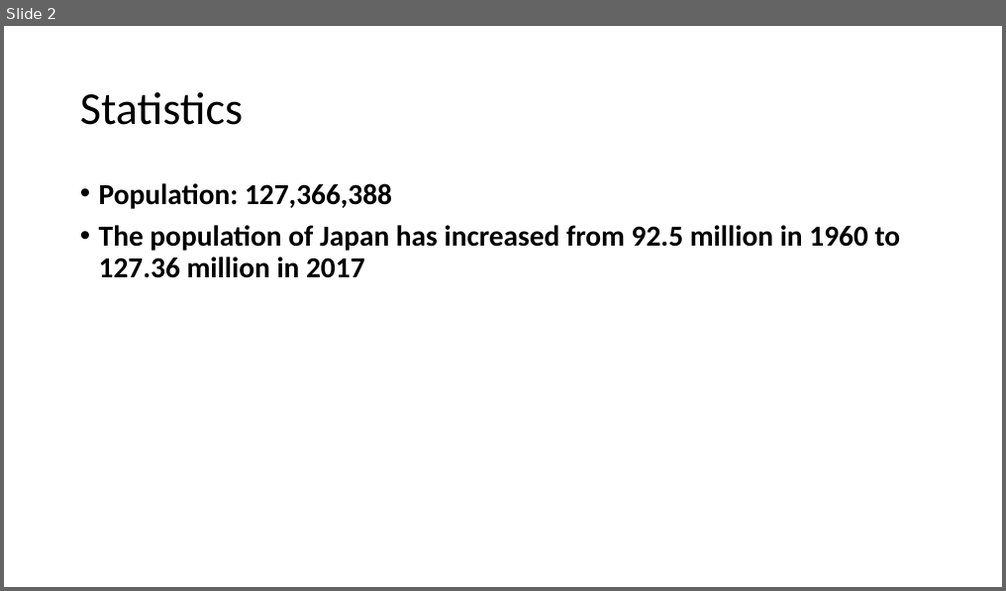
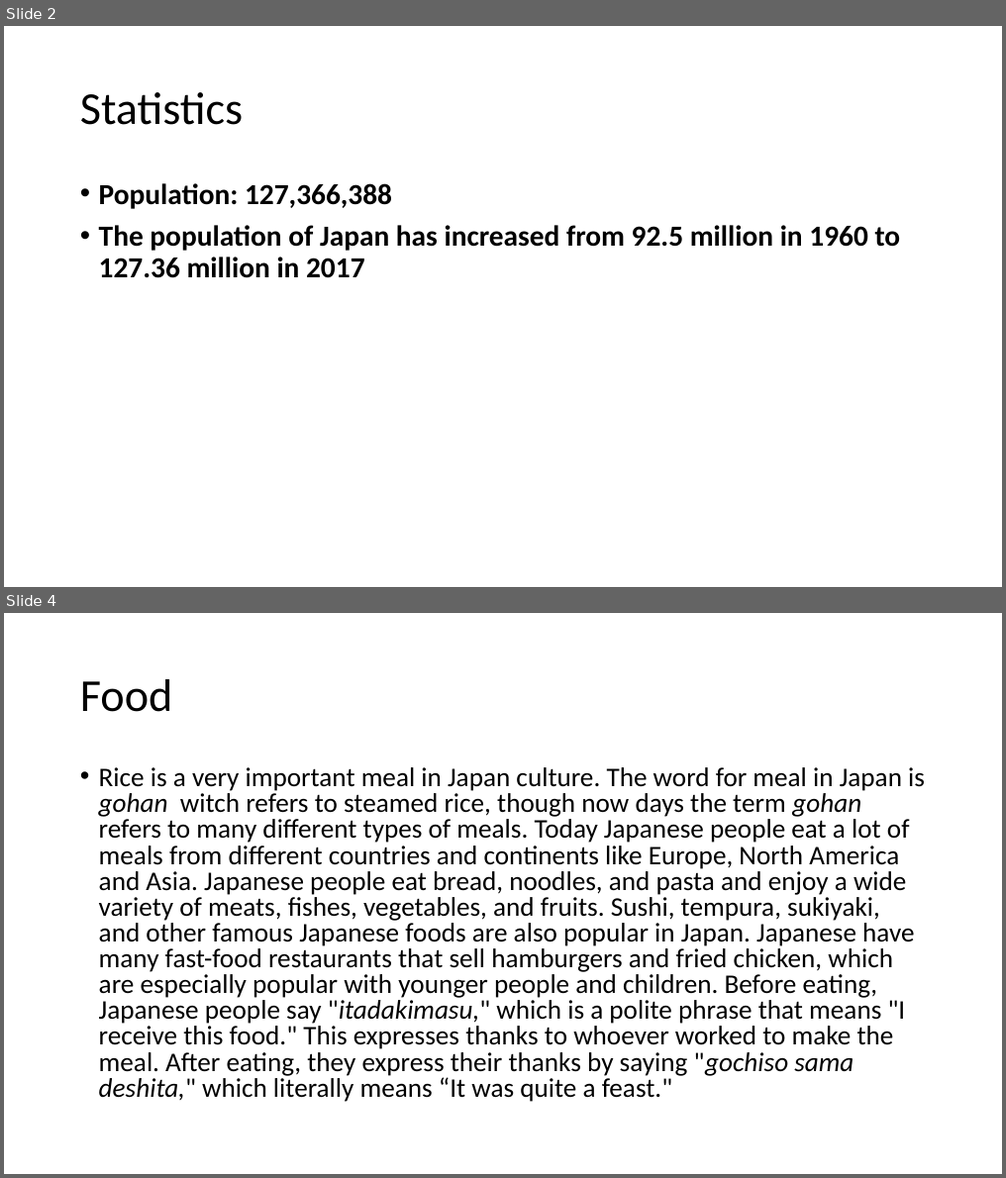
Before and after one commit to Luny12345/Asian, a slide deck: callum is not asian.pptx. Shown one above the other, each under a label of ours: slide 2 before the commit, slides 2 and 4 after it; the slides between them are not shown. The pictures are 1006x591 and 1006x1178 pixels, drawn with LibreOffice and Linux fonts; fonts in the diff are those of the drawing; background and template pictures are left out. Boxes give left, top, right and bottom in pixels: in the first picture for what was removed or moved away, otherwise in the second. Text is boxed around its words. In the diff, an @@ line names an element or a change of style, - is before the commit and + after.

Commit message:
Added Clothing, Food, Map and Bibliography slides

```diff
--- a/callum is not asian.pptx
+++ b/callum is not asian.pptx
@@ slide 4 added at (4,613,1002,1174), background #FFFFFF @@
@@ title added at (80,679,173,712), 44 pt, text #000000 @@
+Food
@@ text added at (99,767,925,1102), 25.9 pt, text #000000 @@
+• Rice is a very important meal in Japan culture. The word for meal in Japan is gohan witch refers to steamed rice, though now days the term gohan refers to many different types of meals. Today Japanese people eat a lot of meals from different countries and continents like Europe, North America and Asia. Japanese people eat bread, noodles, and pasta and enjoy a wide variety of meats, fishes, vegetables, and fruits. Sushi, tempura, sukiyaki, and other famous Japanese foods are also popular in Japan. Japanese have many fast-food restaurants that sell hamburgers and fried chicken, which are especially popular with younger people and children. Before eating, Japanese people say "itadakimasu," which is a polite phrase that means "I receive this food." This expresses thanks to whoever worked to make the meal. After eating, they express their thanks by saying "gochiso sama deshita," which literally means “It was quite a feast."
```
Also in this commit, not shown: 4 other slides added.
